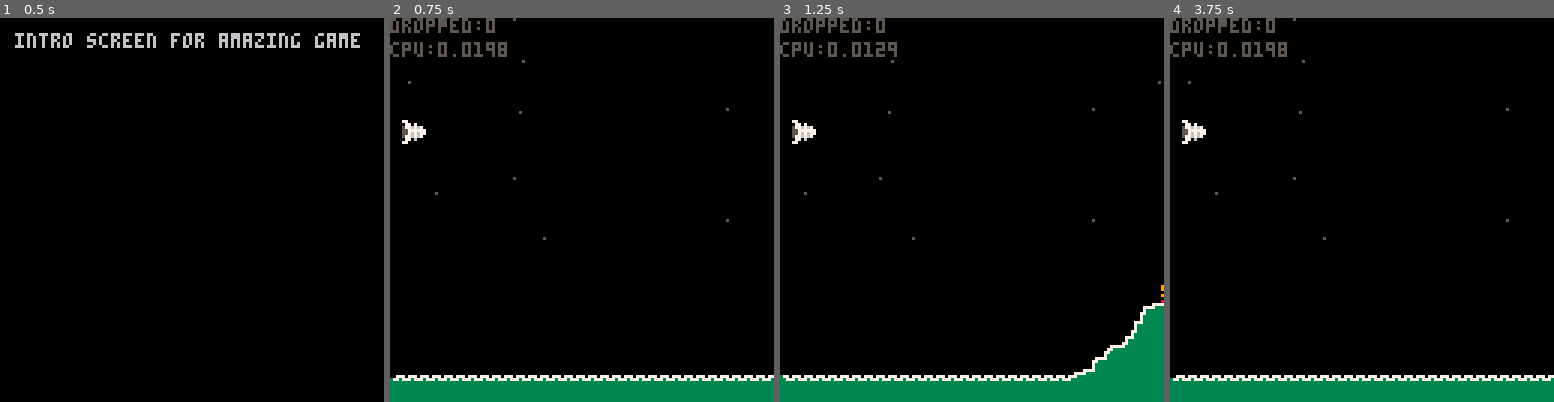
Above: before the commit, frames 1-4 (left to right).
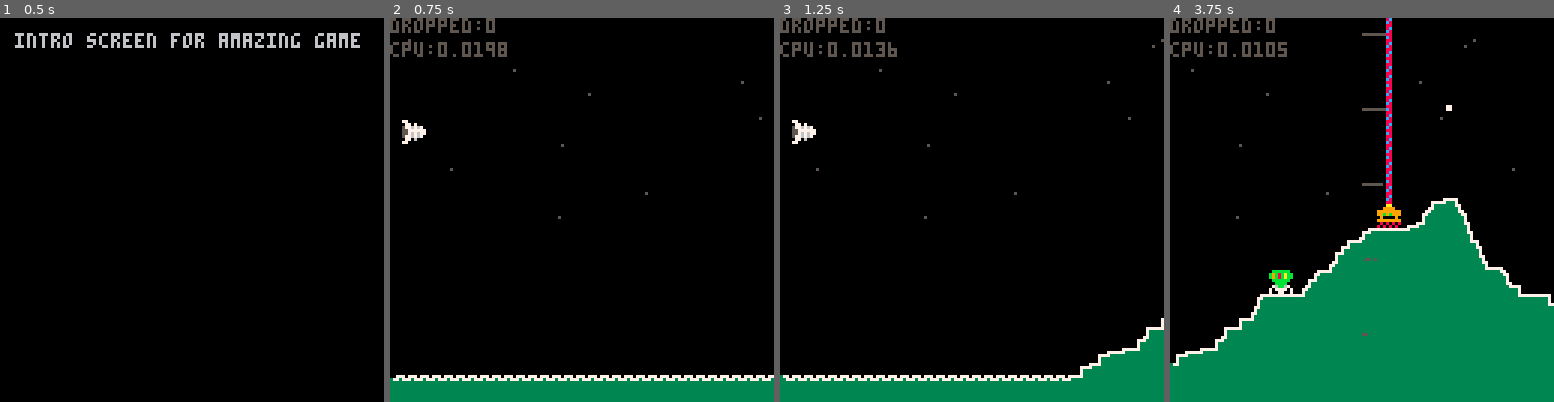
Above: after the commit, the same moments.

Repository: alexhunsley/pico-raider
Game: PICO-8 cartridge raider.p8
The game is run twice, just before and just after one commit, with the same random seed, the same clock (stepped at 60 frames per second) and the same inputs.
Inputs:
- Up to frame 1 (0.5 s): no input
- Up to frame 2 (0.75 s): tap O (Z key) at 0.7 s
- Up to frame 3 (1.25 s): no input
- Up to frame 4 (3.75 s): hold Right 1.6-2.1 s; tap O (Z key) every 0.4 s from 1.7 to 3.7 s; hold Up 2.15-2.42 s; hold Right 2.47-3.03 s; hold Left 3.08-3.58 s; hold Down from 3.63 s (still down)

Frame 1 is identical in both runs. In frame 2, 0.1% of the frame differs, in the area x 4-97%, y 0-58%; in frame 3, 1.2%; in frame 4, 30%, in the area x 0-100%, y 0-95%.

Commit message:
Found changes Sept 2023

Diff:
--- a/raider.p8
+++ b/raider.p8
@@ -5,6 +5,8 @@
 gs_game=2
 update_draw_counter=0
 
+actors={}
+
 stars={}
 numstars=10
 
@@ -41,6 +44,7 @@
 midland=(highestland+lowestland)/2
 landhalf=(highestland-lowestland)/2
 
+-- landscape height
 levels={}
 
 function _init()
@@ -80,7 +84,7 @@
 end
 
 function resetlevel()
- srand(3141)
+ srand(31)
  createstars()
 
  rndvals={}
Not shown, changed: mapMem.txt
